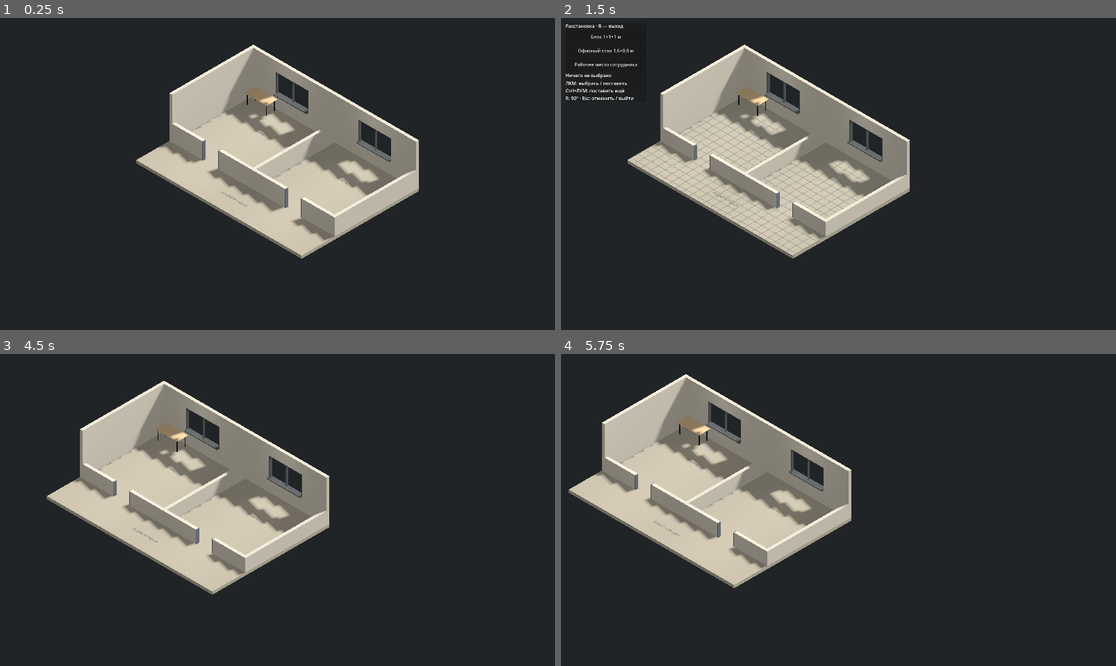
Above: before the commit, frames 1-4 (two rows, left to right).
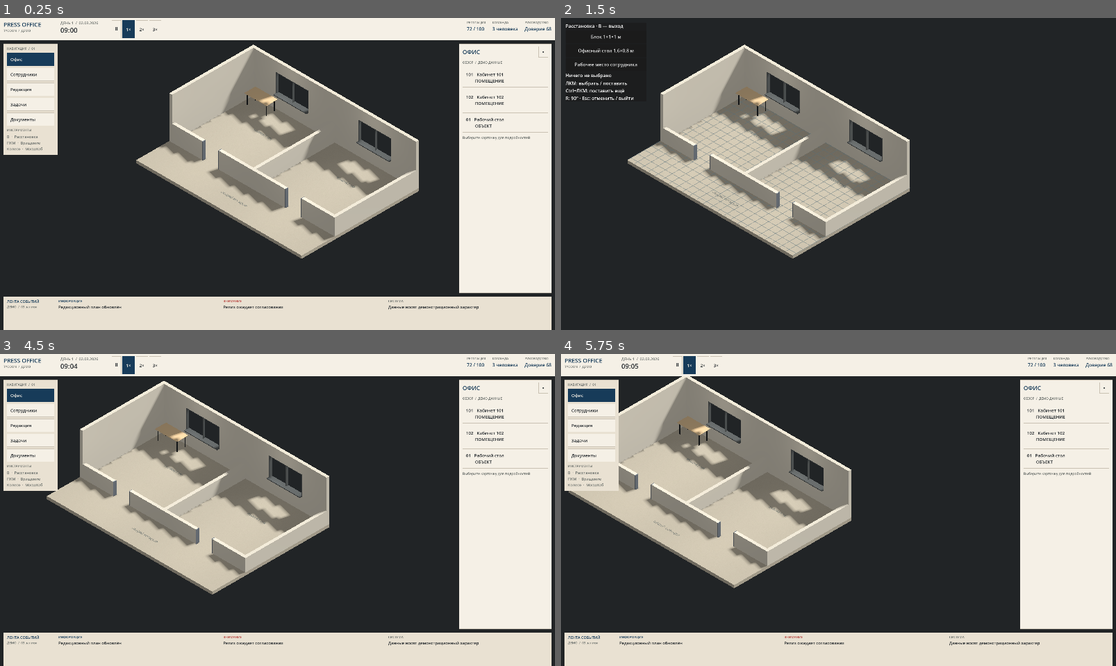
Above: after the commit, the same moments.

Repository: pestovstop-coder/Press
Game: Godot game, scene res://scenes/main.tscn
The game is run twice, just before and just after one commit, with the same random seed, the same clock (stepped at 60 frames per second) and the same inputs.
Inputs (mouse positions are in pixels of both pictures, inside the frame that each line leads up to):
- Up to frame 1 (0.25 s): no input
- Up to frame 2 (1.5 s): tap Enter at 0.5 s; move the mouse to (960, 158) at 0.52 s; hold D 0.53-1.25 s; tap B at 0.6 s; click (960, 158) at 0.67 s; drag from (727, 189) to (810, 236) at 1.27 s
- Up to frame 3 (4.5 s): click "Блок 1×1×1 м" at 2 s; click "Офисный стол 1,6×0,8 м" at 2.75 s; click "Рабочее место сотрудника" at 3.5 s; tap Space at 4.25 s; move the mouse to (333, 441) at 4.27 s; hold D from 4.28 s (still down); tap B at 4.35 s; click (333, 441) at 4.42 s
- Up to frame 4 (5.75 s): release D at 5 s; drag from (810, 572) to (672, 463) at 5.02 s

The runs differ from the first frame. In frame 1, 34% of the frame differs, in the area x 0-100%, y 0-100%; in frame 2, nothing differs; in frame 3, 34%; in frame 4, 34%.
Error before the commit: Invalid assignment of property or key 'force_pass_scroll_events' with value of type 'bool' on a base object of type 'PanelContainer'. (res://scripts/ui_shell.g…

Commit message:
Fix UI scroll event property
Co-authored-by: arena-agent <297053741+arena-agent@users.noreply.github.com>

Diff:
--- a/scripts/ui_shell.gd
+++ b/scripts/ui_shell.gd
@@ -81,7 +81,7 @@
 func _panel(bg: Color) -> PanelContainer:
 	var p := PanelContainer.new()
 	p.mouse_filter = Control.MOUSE_FILTER_STOP
-	p.force_pass_scroll_events = false
+	p.mouse_force_pass_scroll_events = false
 	p.add_theme_stylebox_override("panel", _style(bg))
 	root.add_child(p)
 	return p
@@ -99,7 +99,7 @@
 	b.text = text
 	b.focus_mode = Control.FOCUS_ALL
 	b.mouse_filter = Control.MOUSE_FILTER_STOP
-	b.force_pass_scroll_events = false
+	b.mouse_force_pass_scroll_events = false
 	b.add_theme_font_size_override("font_size", 15)
 	b.add_theme_color_override("font_color", LIGHT if active else INK)
 	b.add_theme_color_override("font_hover_color", LIGHT)
--- a/tests/ui_shell_smoke.gd
+++ b/tests/ui_shell_smoke.gd
@@ -12,7 +12,10 @@
 	assert(ui.root.mouse_filter == Control.MOUSE_FILTER_IGNORE)
 	for panel in [ui.top, ui.rail, ui.side, ui.bottom]:
 		assert(panel.mouse_filter == Control.MOUSE_FILTER_STOP)
-		assert(not panel.force_pass_scroll_events)
+		assert(not panel.mouse_force_pass_scroll_events)
+	for button in ui.nav_buttons.values() + ui.speed_buttons + [ui.pause_button]:
+		assert(button.mouse_filter == Control.MOUSE_FILTER_STOP)
+		assert(not button.mouse_force_pass_scroll_events)
 	ui._show_section("Документы")
 	assert(ui.current_section == "Документы" and ui.side.visible)
 	ui._show_detail(["РЛ", "Пресс-релиз № 18", "НА СОГЛАСОВАНИИ", "Демо"])
